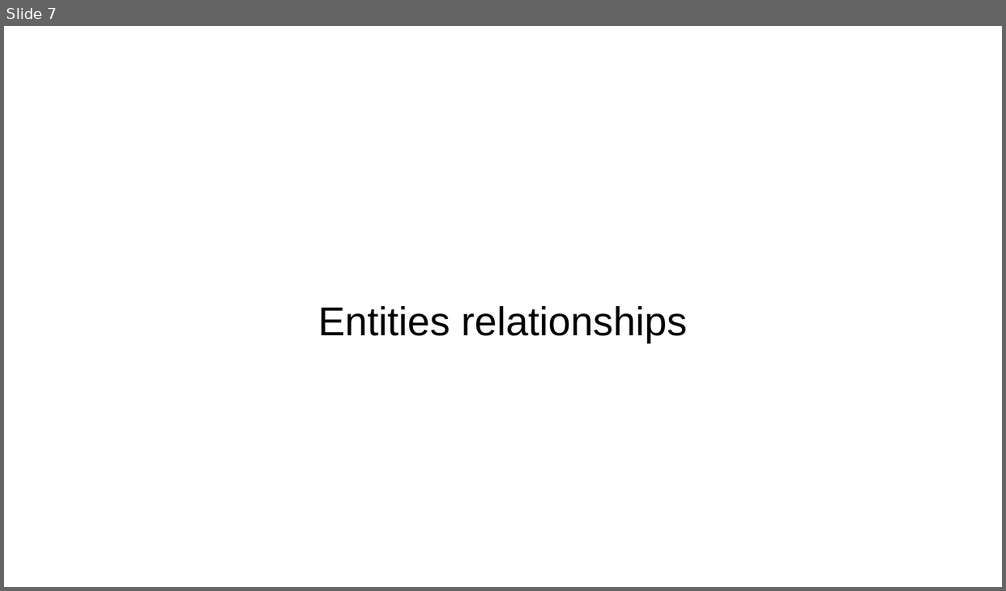
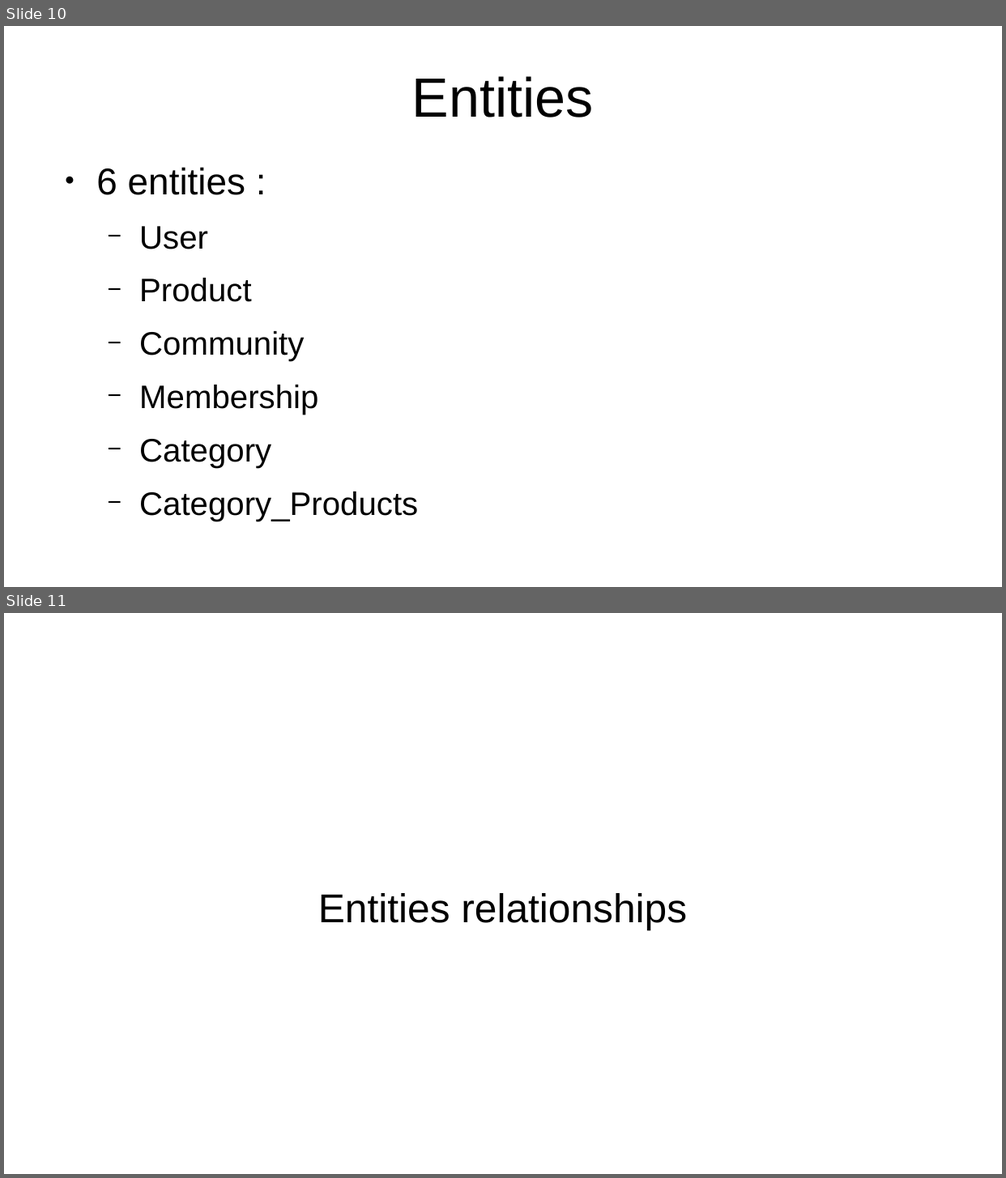
Before and after one commit to EmmaBroudic/Projet-Nooky, a slide deck: Pres.odp. Shown one above the other, each under a label of ours: slide 7 before the commit, slides 10 and 11 after it. The pictures are 1006x591 and 1006x1178 pixels, drawn with LibreOffice and Linux fonts; fonts in the diff are those of the drawing. Boxes give left, top, right and bottom in pixels: in the first picture for what was removed or moved away, otherwise in the second. Text is boxed around its words. In the diff, an @@ line names an element or a change of style, - is before the commit and + after.

```diff
--- a/Pres.odp
+++ b/Pres.odp
@@ slide 10 added at [4,26,1002,587], background #FFFFFF @@
@@ title added at [412,76,594,118], 44 pt, text #000000 @@
+Entities
@@ text added at [96,167,418,522], 25.9 pt, text #000000 @@
+● 6 entities :
+  − User
+  − Product
+  − Community
+  − Membership
+  − Category
+  − Category_Products
@@ what was slide 7 is now slide 11 @@
```
Also in this commit, not shown: 2 slides changed, 6 other slides added, 2 slides removed, 2 other files.
